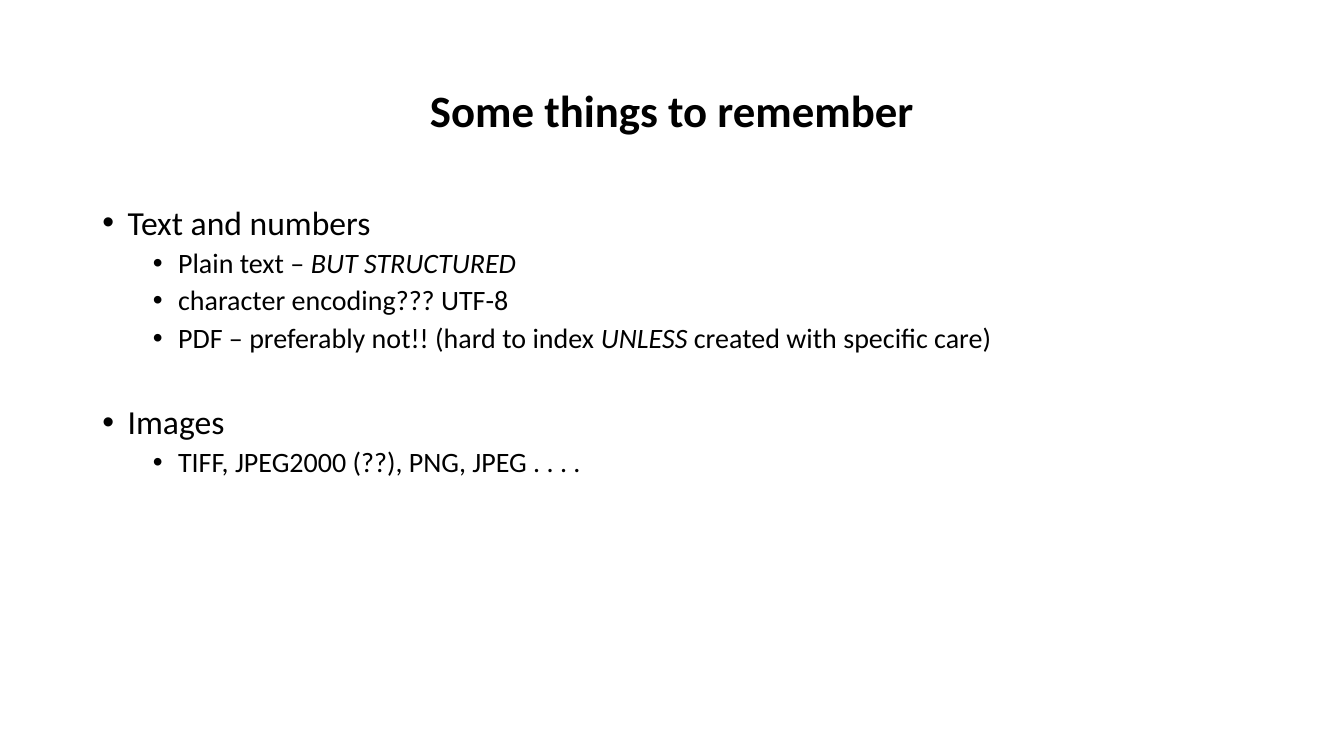
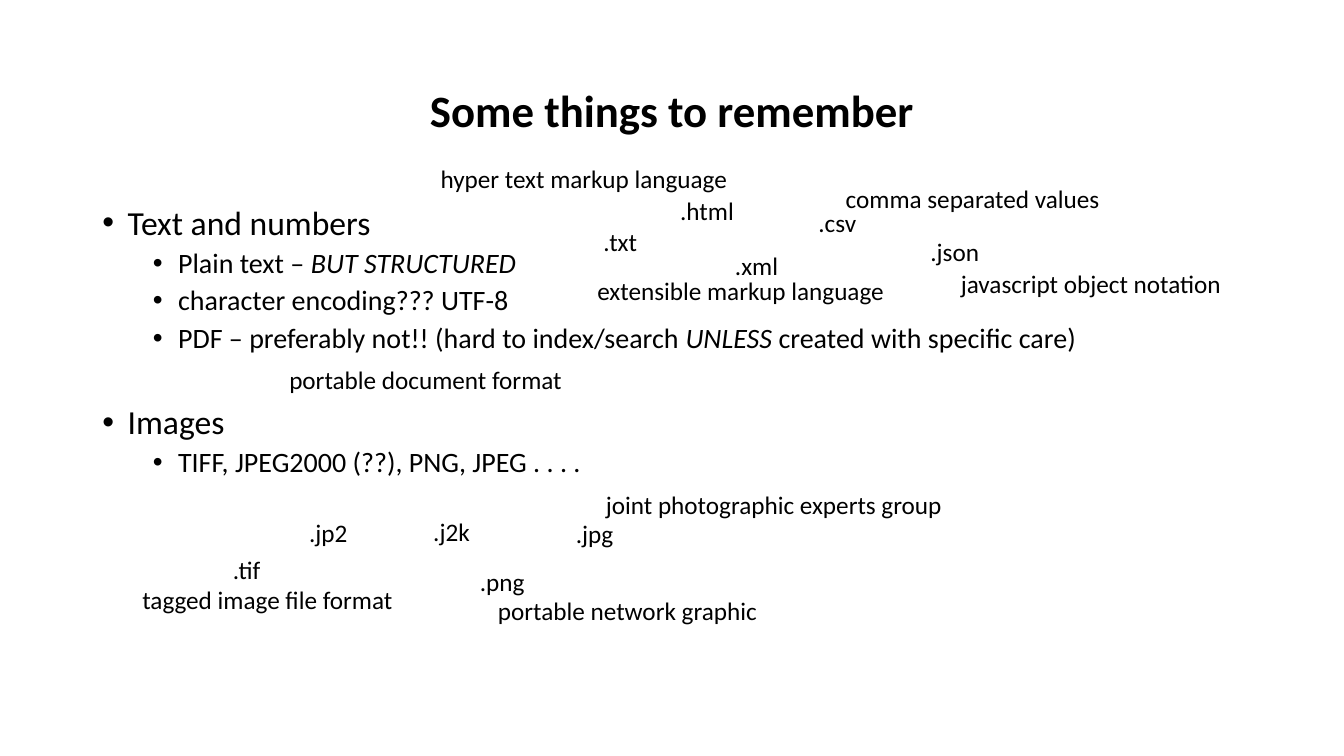
Before and after one commit to tibbben/teaching.data.literacy, a slide deck: slide 9 of UM_DataManagementClass/Lessons/03/03_secondMeeting.pptx. Drawn at 1344x756 pixels with LibreOffice and Linux fonts; fonts in the diff are those of the drawing. Boxes give left, top, right and bottom in pixels: in the first picture for what was removed or moved away, otherwise in the second. Text is boxed around its words. In the diff, an @@ line names an element or a change of style, - is before the commit and + after.

```diff
--- a/UM_DataManagementClass/Lessons/03/03_secondMeeting.pptx
+++ b/UM_DataManagementClass/Lessons/03/03_secondMeeting.pptx
@@ text added at (x1=441, y1=170, x2=727, y2=193), 18 pt, text #000000 @@
+hyper text markup language
@@ text added at (x1=680, y1=202, x2=734, y2=220), 18 pt, text #000000 @@
+.html
@@ text added at (x1=846, y1=190, x2=1099, y2=212), 18 pt, text #000000 @@
+comma separated values
@@ text added at (x1=603, y1=235, x2=637, y2=251), 18 pt, text #000000 @@
+.txt
@@ text added at (x1=818, y1=219, x2=856, y2=232), 18 pt, text #000000 @@
+.csv
@@ text added at (x1=735, y1=257, x2=778, y2=275), 18 pt, text #000000 @@
+.xml
@@ text added at (x1=930, y1=243, x2=979, y2=266), 18 pt, text #000000 @@
+.json
@@ text added at (x1=597, y1=282, x2=883, y2=305), 18 pt, text #000000 @@
+extensible markup language
@@ text added at (x1=961, y1=275, x2=1221, y2=298), 18 pt, text #000000 @@
+javascript object notation
@@ text at (x1=178, y1=327, x2=1076, y2=353): text changed @@
-  • PDF – preferably not!! (hard to index UNLESS created with specific care)
+  • PDF – preferably not!! (hard to index/search UNLESS created with specific care)
@@ text added at (x1=289, y1=371, x2=562, y2=393), 18 pt, text #000000 @@
+portable document format
@@ text added at (x1=606, y1=496, x2=941, y2=519), 18 pt, text #000000 @@
+joint photographic experts group
@@ text added at (x1=309, y1=524, x2=347, y2=547), 18 pt, text #000000 @@
+.jp2
@@ text added at (x1=433, y1=523, x2=470, y2=546), 18 pt, text #000000 @@
+.j2k
@@ text added at (x1=576, y1=525, x2=613, y2=548), 18 pt, text #000000 @@
+.jpg
@@ text added at (x1=233, y1=561, x2=261, y2=579), 18 pt, text #000000 @@
+.tif
@@ text added at (x1=142, y1=591, x2=393, y2=614), 18 pt, text #000000 @@
+tagged image file format
@@ text added at (x1=480, y1=578, x2=525, y2=596), 18 pt, text #000000 @@
+.png
@@ text added at (x1=498, y1=602, x2=757, y2=625), 18 pt, text #000000 @@
+portable network graphic
```
Also in this commit, not shown: 3 other slides changed, 8 slides added, 1 other file.
